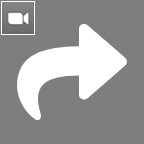
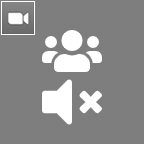
Layered file, before and after one edit (144x144). Changes by layer:
added layer "volume-mute-solid" above "users-solid" over left=42, top=79, right=102, bottom=125
added layer "users-solid" above "compact-disc-solid" over left=42, top=30, right=102, bottom=72
hid "share-solid" over left=17, top=24, right=127, bottom=121
